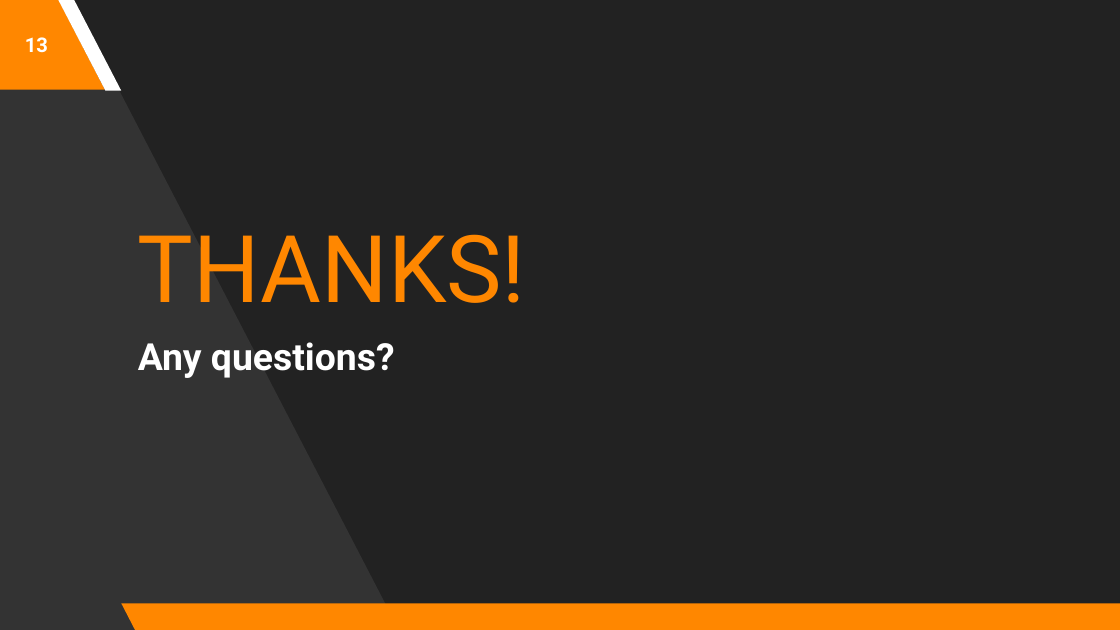
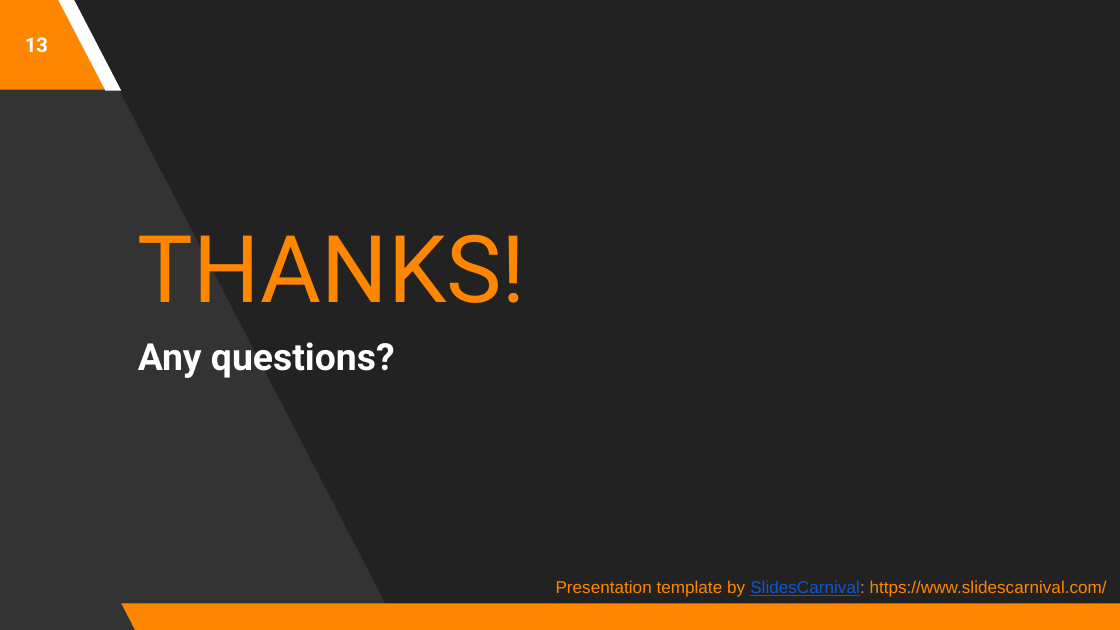
Before and after one commit to Edward-Rodriguez/proj1-Refactor, a slide deck: slide 13 of powerpoint.pptx. Drawn at 1120x630 pixels with LibreOffice and Linux fonts; fonts in the diff are those of the drawing. Boxes give left, top, right and bottom in pixels: in the first picture for what was removed or moved away, otherwise in the second. Text is boxed around its words. In the diff, an @@ line names an element or a change of style, - is before the commit and + after.

```diff
--- a/powerpoint.pptx
+++ b/powerpoint.pptx
@@ text added at <box>556,580,1107,597</box>, 11 pt, text #FF8700 @@
+Presentation template by SlidesCarnival: https://www.slidescarnival.com/
```
Also in this commit, not shown: 4 other slides changed.
